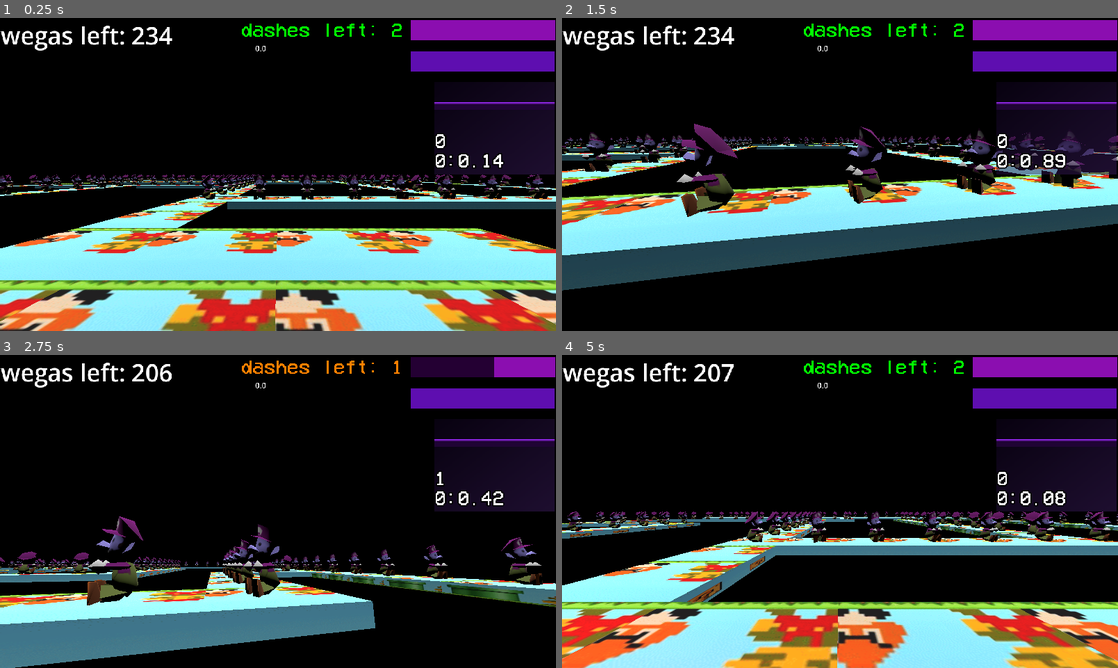
Above: before the commit, frames 1-4 (two rows, left to right).
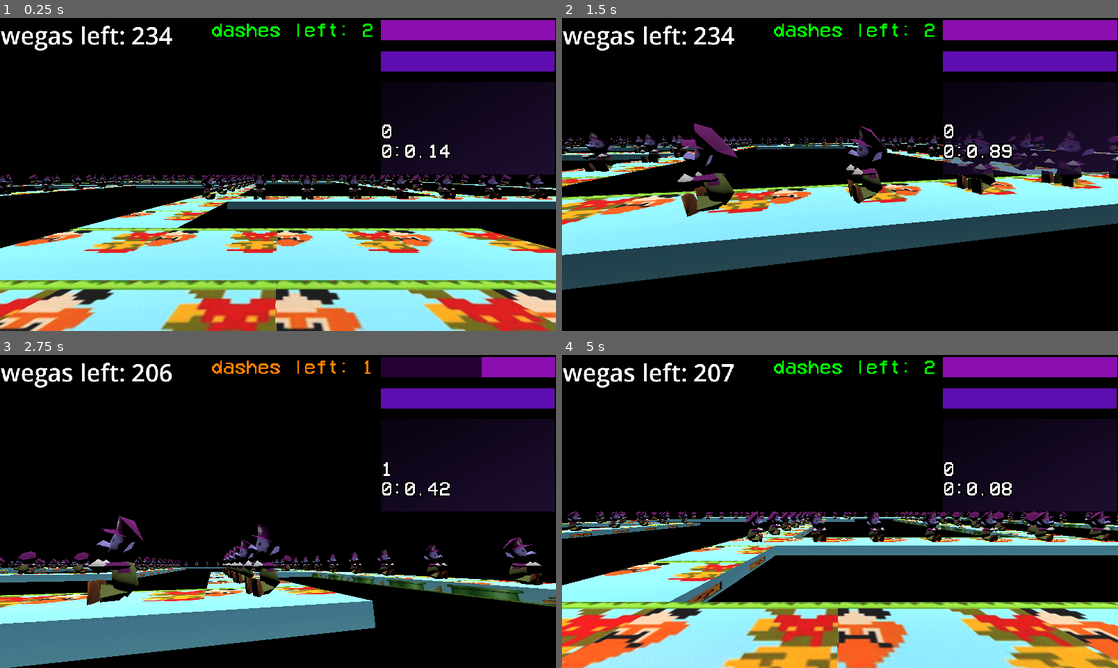
Above: after the commit, the same moments.

Repository: Team-Lost-Media/wegas-challenge-GD
Game: Godot game, scene res://main.tscn
Two runs of this game, one before a commit and one after it. Both use one fixed random seed, a clock stepped at 60 frames per second and the inputs below. This scene is started directly instead of the project's main scene.
Inputs (mouse positions are in pixels of both pictures, inside the frame that each line leads up to):
- Up to frame 1 (0.25 s): no input
- Up to frame 2 (1.5 s): tap Enter at 0.5 s; move the mouse to (867, 174) at 0.52 s; hold W (up) from 0.53 s (still down); tap Space (jump) at 0.6, 0.77, 1.07 s; move the mouse to (812, 174) at 1.27 s; tap C (crouch) at 1.35 s
- Up to frame 3 (2.75 s): tap Space (jump) at 1.52, 1.55, 1.82, 2, 2.3 s; move the mouse to (333, 442) at 2.02 s; release W (up) at 2.03 s; hold D (right) from 2.03 s (still down); tap Shift (sprint) at 2.1 s
- Up to frame 4 (5 s): move the mouse to (834, 517) at 2.77 s; release D (right) at 2.78 s; hold W (up) from 2.78 s (still down); tap Space (jump) at 2.85, 3.02, 3.32, 3.77, 3.8, 4.07, 4.52, 4.55, 4.82 s; move the mouse to (878, 514) at 3.52 s; tap C (crouch) at 3.6 s; move the mouse to (795, 508) at 4.27 s; tap Shift (sprint) at 4.35 s

The runs differ from the first frame. In frame 1, 7.5% of the frame differs, in the area x 0-100%, y 0-100%; in frame 2, 5.5%; in frame 3, 5.1%; in frame 4, 7.4%.

Commit message:
finished style system
needs more style bonuses though

Diff:
--- a/project.godot
+++ b/project.godot
@@ -22,7 +22,7 @@
 
 SettingsHandler="*res://scenes/autoload/SettingsHandler.gd"
 GameManager="*res://scenes/autoload/GameManager.gd"
-Points="*res://scenes/objects/player/points.gd"
+Global="*res://scenes/objects/player/global.gd"
 
 [display]
 
@@ -41,7 +41,7 @@
 
 [editor_plugins]
 
-enabled=PackedStringArray("res://addons/gridmap-plus/plugin.cfg")
+enabled=PackedStringArray()
 
 [input]
 
@@ -102,7 +102,7 @@
 crouch={
 "deadzone": 0.5,
 "events": [Object(InputEventKey,"resource_local_to_scene":false,"resource_name":"","device":-1,"window_id":0,"alt_press …(191 unchanged characters)…
-, Object(InputEventJoypadButton,"resource_local_to_scene":false,"resource_name":"","device":-1,"button_index":7,"pressure":0.0,"pressed":true,"script":null)
+, Object(InputEventJoypadButton,"resource_local_to_scene":false,"resource_name":"","device":-1,"button_index":8,"pressure":0.0,"pressed":false,"script":null)
 ]
 }
 debug={
@@ -117,6 +117,13 @@
 , Object(InputEventJoypadButton,"resource_local_to_scene":false,"resource_name":"","device":-1,"button_index":6,"pressure":0.0,"pressed":false,"script":null)
 ]
 }
+lookback={
+"deadzone": 0.2,
+"events": [Object(InputEventMouseButton,"resource_local_to_scene":false,"resource_name":"","device":-1,"window_id":0,"alt_pressed":false,"shift_pressed":false,"ctrl_pressed":false,"meta_pressed":false,"button_mask":2,"position":Vector2(319, 3),"global_position":Vector2(328, 51),"factor":1.0,"button_index":2,"canceled":false,"pressed":true,"double_click":false,"script":null)
+, Object(InputEventJoypadButton,"resource_local_to_scene":false,"resource_name":"","device":-1,"button_index":1,"pressure":0.0,"pressed":false,"script":null)
+, Object(InputEventJoypadButton,"resource_local_to_scene":false,"resource_name":"","device":-1,"button_index":2,"pressure":0.0,"pressed":false,"script":null)
+]
+}
 
 [rendering]
 
--- a/scenes/main/gameloop.gd
+++ b/scenes/main/gameloop.gd
@@ -7,8 +7,8 @@
 @onready var wegasleft = group_of_wegas.get_child_count()
 
 func _ready() -> void:
-	Points.points = 0
-	Points.style = "none"
+	Global.points = 0
+	Global.style = "none"
 
 func _process(delta: float) -> void:
 	if wegasleft != group_of_wegas.get_child_count():
--- /dev/null
+++ b/scenes/objects/player/debug.gd
@@ -0,0 +1,4 @@
+extends Label
+
+func _process(delta: float) -> void:
+	text = str("style_meter_value = ", str($"../PanelContainer/StyleBar".style_meter_value), "\n", "wegadoll_combo = ", str(Global.wegadoll_combo), "\n", "wegadoll_combo_timer.is_stopped() = ", str(Global.wegadoll_combo_timer.is_stopped()))
--- /dev/null
+++ b/scenes/objects/player/global.gd
@@ -0,0 +1,54 @@
+extends Node
+
+var points: int = 0
+var style: String = "none"#the idea is, once style != null itll display it in a style bar like ultrakill and then become null
+
+
+
+func one_centisecond_passed() -> void:
+	pass #print("test")
+
+
+var timer = Timer
+var wegadoll_combo_timer = timer.new()
+var wegadoll_combo: int = 0
+signal wegadoll_collected
+
+
+func collect_wegadoll() -> void: #executed whenever a wegadoll is collected
+	print("wegadoll")
+
+	wegadoll_collected.emit()
+
+	wegadoll_combo_timer.one_shot = true
+	wegadoll_combo_timer.wait_time = 0.4
+
+
+	add_child(wegadoll_combo_timer)
+	wegadoll_combo_timer.timeout.connect(check_wegadoll_combo)
+
+	if wegadoll_combo_timer.is_stopped():
+		wegadoll_combo_timer.stop()
+		wegadoll_combo_timer.start()
+		wegadoll_combo = 1
+		print("a")
+	else:
+		wegadoll_combo_timer.stop()
+		wegadoll_combo_timer.start()
+		wegadoll_combo += 1
+
+
+func check_wegadoll_combo() -> void:
+	print("TIMEOUT")
+	if wegadoll_combo > 6:
+		if wegadoll_combo > 99:
+			style = "+ULTRAWEGACOMBO"
+			points += 2500
+		else:
+			style = str("+WEGACOMBO ", wegadoll_combo, "X")
+			points += 9 * wegadoll_combo * max(1, wegadoll_combo / 40)
+		print(str("+WEGACOMBO ", wegadoll_combo, "X"))
+	wegadoll_combo = 0
+
+func _process(delta: float) -> void:
+	pass
--- a/scenes/objects/player/player.tscn
+++ b/scenes/objects/player/player.tscn
@@ -6,6 +6,7 @@
 [ext_resource type="Theme" uid="uid://bmjhaxt70t64q" path="res://assets/other/vcr_osd_mono.tres" id="4_nkbs0"]
 [ext_resource type="Script" uid="uid://cc3nhv7vlnl17" path="res://scenes/objects/player/style_bar.gd" id="5_wim6f"]
 [ext_resource type="Script" uid="uid://cx5silmovrt1o" path="res://scenes/objects/player/timer.gd" id="6_gmdvr"]
+[ext_resource type="Script" uid="uid://b2olgww16r17y" path="res://scenes/objects/player/debug.gd" id="7_io36v"]
 
 [sub_resource type="CapsuleMesh" id="CapsuleMesh_jse87"]
 
@@ -114,13 +115,11 @@
 outline_size = 10
 outline_color = Color(0, 0, 0, 1)
 
-[sub_resource type="Gradient" id="Gradient_io36v"]
-colors = PackedColorArray(0.12549, 0.0156863, 0.207843, 1, 0.6265, 0.17, 1, 1)
-
-[sub_resource type="GradientTexture2D" id="GradientTexture2D_bdcal"]
-gradient = SubResource("Gradient_io36v")
-height = 16
-fill_from = Vector2(1, 0.311927)
+[sub_resource type="StyleBoxFlat" id="StyleBoxFlat_io36v"]
+bg_color = Color(0.0928, 0.016, 0.16, 1)
+
+[sub_resource type="StyleBoxFlat" id="StyleBoxFlat_bdcal"]
+bg_color = Color(0.501961, 0, 1, 1)
 
 [sub_resource type="LabelSettings" id="LabelSettings_bdcal"]
 font = ExtResource("3_0a575")
@@ -151,7 +150,7 @@
 transform = Transform3D(1, 0, 0, 0, 1, 0, 0, 0, 1, 0, 0.468065, 0)
 
 [node name="Camera3D" type="Camera3D" parent="head"]
-transform = Transform3D(1, 0, 0, 0, 1, 0, 0, 0, 1, 0, 0.0026046, 0)
+transform = Transform3D(0.666667, 0, 0, 0, 0.666667, 0, 0, 0, 0.666667, 0, 0, 0)
 
 [node name="RayCast3D" type="RayCast3D" parent="head"]
 target_position = Vector3(0, 0, -0.91)
@@ -176,7 +175,7 @@
 one_shot = true
 
 [node name="DashCooldownBar" type="ProgressBar" parent="."]
-offset_left = 850.0
+offset_left = 789.0
 offset_top = 3.0
 offset_right = 1150.0
 offset_bottom = 45.0
@@ -197,7 +196,7 @@
 vertical_alignment = 1
 
 [node name="SuperJumpCooldownBar" type="ProgressBar" parent="."]
-offset_left = 850.0
+offset_left = 789.0
 offset_top = 68.0
 offset_right = 1149.0
 offset_bottom = 109.0
@@ -209,7 +208,7 @@
 superjump = true
 
 [node name="PanelContainer" type="PanelContainer" parent="."]
-offset_left = 900.0
+offset_left = 789.0
 offset_top = 132.0
 offset_right = 1149.0
 offset_bottom = 323.0
@@ -230,9 +229,17 @@
 label_settings = SubResource("LabelSettings_gmdvr")
 horizontal_alignment = 1
 
-[node name="TextureRect" type="TextureRect" parent="PanelContainer/StyleBar"]
-layout_mode = 2
-texture = SubResource("GradientTexture2D_bdcal")
+[node name="RankBar" type="ProgressBar" parent="PanelContainer/StyleBar"]
+layout_mode = 2
+theme_override_colors/font_color = Color(0, 0, 0, 0)
+theme_override_colors/font_outline_color = Color(0, 0, 0, 0)
+theme_override_constants/outline_size = 5
+theme_override_font_sizes/font_size = 24
+theme_override_styles/background = SubResource("StyleBoxFlat_io36v")
+theme_override_styles/fill = SubResource("StyleBoxFlat_bdcal")
+max_value = 1000.0
+step = 1.0
+value = 500.0
 
 [node name="StyleLabel" type="Label" parent="PanelContainer/StyleBar"]
 layout_mode = 2
@@ -254,10 +261,13 @@
 autostart = true
 
 [node name="Debug" type="Label" parent="."]
-offset_left = 528.0
-offset_top = 50.0
-offset_right = 953.0
-offset_bottom = 384.0
+visible = false
+offset_left = 281.0
+offset_top = 63.0
+offset_right = 957.0
+offset_bottom = 397.0
+scale = Vector2(1, 0.998576)
+script = ExtResource("7_io36v")
 
 [connection signal="timeout" from="DashCooldown" to="." method="_on_dash_cooldown_timeout"]
 [connection signal="timeout" from="PanelContainer/StyleBar/Timer/Timer" to="PanelContainer/StyleBar" method="_on_timer_timeout"]
--- a/scenes/objects/player/points.gd
+++ /dev/null
@@ -1,4 +0,0 @@
-extends Node
-
-var points: int = 0
-var style: String = "none"#the idea is, once style != null itll display it in a style bar like ultrakill and then become null
--- a/scenes/objects/player/style_bar.gd
+++ b/scenes/objects/player/style_bar.gd
@@ -3,27 +3,40 @@
 @onready var rank_label: Label = $RankLabel
 @onready var style_label: Label = $StyleLabel
 @onready var points_label: Label = $PointsLabel
+@onready var rank_bar: ProgressBar = $RankBar
 
 var style_meter_value: float
 var style_meter_rank: String
 
 var last_points: int
 
+func _ready() -> void:
+	Global.wegadoll_collected.connect(perform_wegacombo_fx)
+
 func _process(delta: float) -> void:
-	points_label.text = str(Points.points)
+	points_label.text = str(Global.points)
 
 
-	if Points.style != "none":
-		style_label.text = Points.style
-		style_meter_value += Points.points - last_points
-		Points.style = "none"
+	if Global.wegadoll_combo > 20:
+		if Global.wegadoll_combo > 99:
+			style_label.text = "+ULTRAWEGACOMBO"
+		else:
+			style_label.text = str("+WEGACOMBO ", Global.wegadoll_combo, "X")
+
+
+	if Global.style != "none":
+		style_label.text = Global.style
+		style_meter_value += Global.points - last_points
+		Global.style = "none"
 		perform_fx()
 
-	last_points = Points.points
+
+
+	last_points = Global.points
 
 	if points_label.label_settings.font_color != Color8(255, 255, 255):
-		print("changing text to white")
-		print(points_label.label_settings.font_color)
+		#print("changing text to white")
+		#print(points_label.label_settings.font_color)
 		points_label.label_settings.font_color = points_label.label_settings.font_color.lerp(Color8(255, 255, 255), 0.8 * delta)
 
 	style_meter()
@@ -31,20 +44,35 @@
 func perform_fx() -> void:
 	points_label.label_settings.font_color = Color8(160, 43, 255)
 
-func style_meter() -> void:
+func perform_wegacombo_fx() -> void:
+	if Global.wegadoll_combo > 20:
+		points_label.label_settings.font_color = points_label.label_settings.font_color.blend(Color8(215, 158, 255))
 
-	$"../../Debug".text = str(style_meter_value)
 
-	if style_meter_value >= 700:
+func style_meter() -> void: #executed every frame
+
+	rank_bar.value = style_meter_value
+
+	if style_meter_value >= 700: #change style rank and the bar's max and min values
 		style_meter_rank = "SHOE BENCH"
+		rank_bar.max_value = 1200
+		rank_bar.min_value = 700
+		rank_bar.show()
 	elif style_meter_value >= 400:
 		style_meter_rank = "wegAMAZING"
+		rank_bar.max_value = 700
+		rank_bar.min_value = 400
+		rank_bar.show()
 	elif style_meter_value >= 200:
 		style_meter_rank = "BEAR5"
+		rank_bar.max_value = 400
+		rank_bar.min_value = 200
+		rank_bar.show()
 	else:
 		style_meter_rank = "NONE"
+		rank_bar.hide()
 
-	match style_meter_rank:
+	match style_meter_rank: #change the style rank colors
 		"SHOE BENCH":
 			rank_label.text = "SHOE BENCH"
 			rank_label.label_settings.font_color = Color8(255, 0, 0)
@@ -65,6 +93,9 @@
 func _on_timer_timeout() -> void:
 	if style_meter_value > 0:
 		if style_meter_value > 800:
-			style_meter_value -= 1.2
+			if style_meter_value > 1200:
+				style_meter_value -= 3.6
+			else:
+				style_meter_value -= 1.2
 		else:
 			style_meter_value -= 0.4
--- a/scenes/objects/player/timer.gd
+++ b/scenes/objects/player/timer.gd
@@ -3,9 +3,12 @@
 var totaltime_seconds: float
 var totaltime_minutes: int
 
+signal one_centisecond_passed
 
 
 func _on_timer_timeout() -> void:
+	one_centisecond_passed.connect(Global.one_centisecond_passed)
+	one_centisecond_passed.emit()
 	totaltime_seconds += 0.01
 	if totaltime_seconds > 59.99:
 		totaltime_minutes += 1
--- a/scenes/objects/wega/wega.gd
+++ b/scenes/objects/wega/wega.gd
@@ -29,14 +29,14 @@
 func _on_above_wega_area_3d_body_entered(body: Node3D) -> void:
 	if body is PlayerCharacter:
 		if enabled:
-			Points.points += 200
-			Points.style = "+ABOVE"
+			Global.points += 200
+			Global.style = "+ABOVE"
 			print("ABOVE")
 
 func _on_juke_area_3d_body_entered(body: Node3D) -> void:
 	if body is PlayerCharacter:
 		if enabled and body.just_dashed.is_stopped() == false and juke_timer.is_stopped():
 			juke_timer.start()
-			Points.points += 400
-			Points.style = "+JUKED"
+			Global.points += 400
+			Global.style = "+JUKED"
 			print("JUKED")
--- a/scenes/objects/wega/wega.tscn
+++ b/scenes/objects/wega/wega.tscn
@@ -4,15 +4,15 @@
 [ext_resource type="Script" uid="uid://gnxufoxmdk25" path="res://scenes/objects/wega/wega.gd" id="2_smnq3"]
 [ext_resource type="AudioStream" uid="uid://ddbsp3pytmph6" path="res://assets/SFX/hl2 stalker scream.mp3" id="3_xnr02"]
 
-[sub_resource type="BoxShape3D" id="BoxShape3D_4c0fa"]
-size = Vector3(1.39148, 1.7153, 0.257813)
+[sub_resource type="CylinderShape3D" id="CylinderShape3D_vniee"]
+height = 1.5
 
 [sub_resource type="CylinderShape3D" id="CylinderShape3D_7nkvs"]
 height = 3.57553
 radius = 2.5
 
 [sub_resource type="BoxShape3D" id="BoxShape3D_vniee"]
-size = Vector3(2.12158, 2.1111, 0.214844)
+size = Vector3(2.12158, 1.51551, 0.214844)
 
 [node name="Wega" type="Sprite3D"]
 pixel_size = 0.001
@@ -28,7 +28,7 @@
 
 [node name="CollisionShape3D" type="CollisionShape3D" parent="DeathArea3D"]
 transform = Transform3D(1, 0, 0, 0, 1, 0, 0, 0, 1, 0.0463257, 0.0695038, 0.00976563)
-shape = SubResource("BoxShape3D_4c0fa")
+shape = SubResource("CylinderShape3D_vniee")
 
 [node name="AudioStreamPlayer3D" type="AudioStreamPlayer3D" parent="."]
 stream = ExtResource("3_xnr02")
@@ -43,19 +43,19 @@
 [node name="JukeArea3D" type="Area3D" parent="."]
 
 [node name="CollisionShape3D" type="CollisionShape3D" parent="JukeArea3D"]
-transform = Transform3D(1, 0, 0, 0, 1, 0, 0, 0, 1, 1.5, 0, 0)
+transform = Transform3D(1, 0, 0, 0, 1, 0, 0, 0, 1, 1.5, 0.3, 0)
 shape = SubResource("BoxShape3D_vniee")
 
 [node name="CollisionShape3D2" type="CollisionShape3D" parent="JukeArea3D"]
-transform = Transform3D(1, 0, 0, 0, 1, 0, 0, 0, 1, -1.5, 0, 0)
+transform = Transform3D(1, 0, 0, 0, 1, 0, 0, 0, 1, -1.5, 0.3, 0)
 shape = SubResource("BoxShape3D_vniee")
 
 [node name="CollisionShape3D3" type="CollisionShape3D" parent="JukeArea3D"]
-transform = Transform3D(-4.37114e-08, 0, -1, 0, 1, 0, 1, 0, -4.37114e-08, -6.55671e-08, 0, 1.5)
+transform = Transform3D(-4.37114e-08, 0, -1, 0, 1, 0, 1, 0, -4.37114e-08, 0, 0.3, 1.5)
 shape = SubResource("BoxShape3D_vniee")
 
 [node name="CollisionShape3D4" type="CollisionShape3D" parent="JukeArea3D"]
-transform = Transform3D(-4.37114e-08, 0, -1, 0, 1, 0, 1, 0, -4.37114e-08, 6.55671e-08, 0, -1.5)
+transform = Transform3D(-4.37114e-08, 0, -1, 0, 1, 0, 1, 0, -4.37114e-08, 0, 0.3, -1.5)
 shape = SubResource("BoxShape3D_vniee")
 
 [node name="JukeTimer" type="Timer" parent="."]
--- a/scenes/objects/wegadoll/wegadoll.gd
+++ b/scenes/objects/wegadoll/wegadoll.gd
@@ -1,6 +1,10 @@
 extends Node3D
+
+signal collected
 
 func _on_area_3d_body_entered(body: Node3D) -> void:
 	if body is PlayerCharacter:
-		Points.points += 1
+		collected.connect(Global.collect_wegadoll)
+		collected.emit()
+		Global.points += 1
 		queue_free()
Not shown, added: scenes/objects/player/debug.gd.uid
Renamed: scenes/objects/player/points.gd.uid -> scenes/objects/player/global.gd.uid
Not shown: 1 places in scenes/objects/player/player.tscn that only renumber resources
